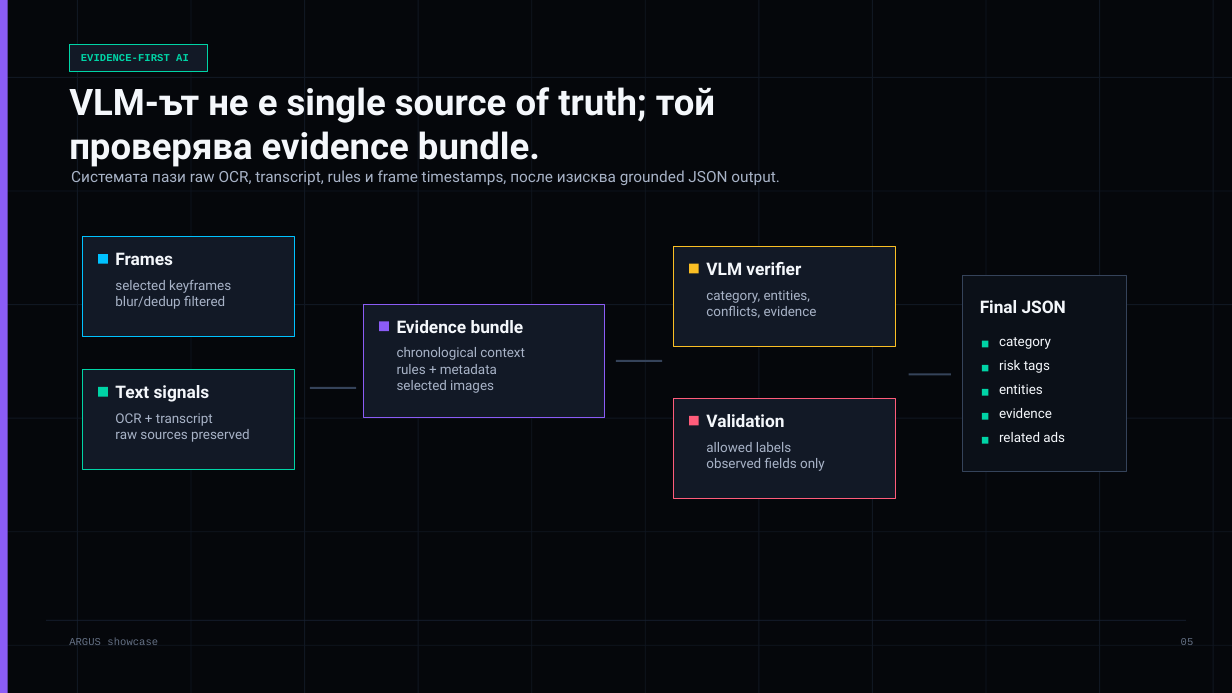
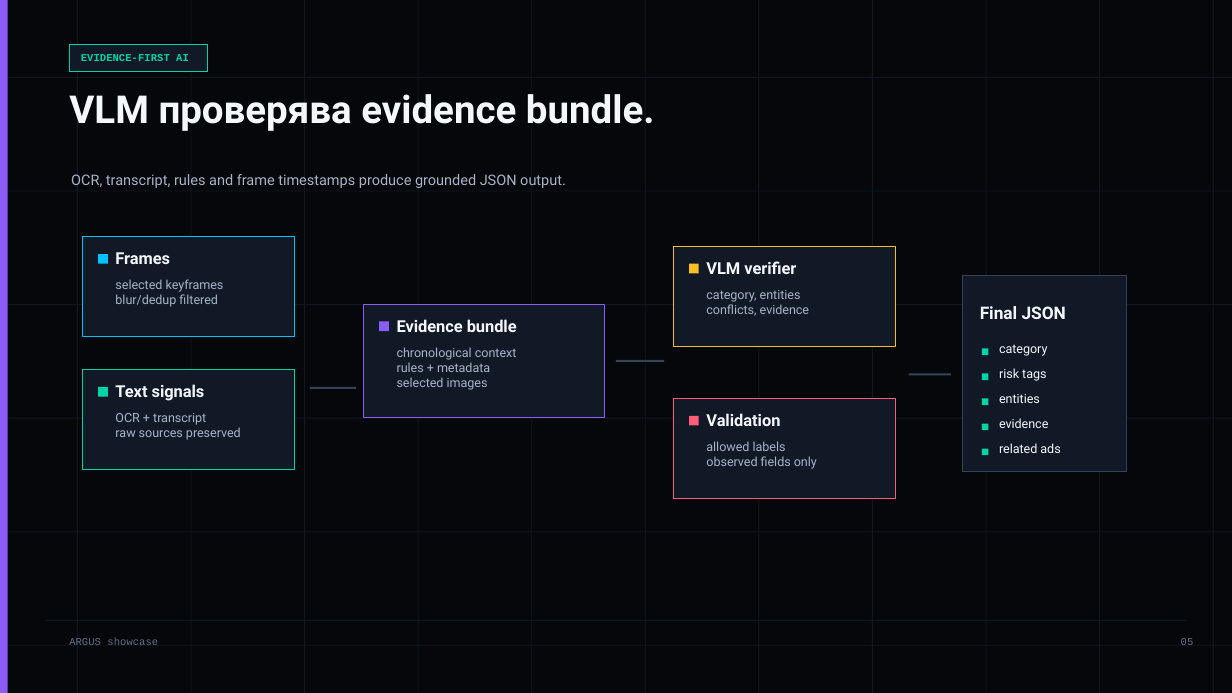
Before and after one commit to LordLoras/ARGUS_vlm, a slide deck: slide 5 of output/argus-showcase-bg.pptx. Drawn at 1232x693 pixels with LibreOffice and Linux fonts; fonts in the diff are those of the drawing. Boxes give left, top, right and bottom in pixels: in the first picture for what was removed or moved away, otherwise in the second. Text is boxed around its words. In the diff, an @@ line names an element or a change of style, - is before the commit and + after.

```diff
--- a/output/argus-showcase-bg.pptx
+++ b/output/argus-showcase-bg.pptx
@@ text at (69,94,655,131): text changed; size 28.5 to 30 pt @@
-VLM-ът не е single source of truth; той проверява evidence bundle.
+VLM проверява evidence bundle.
@@ text at (71,174,566,188): text changed; size 12 to 11.2 pt @@
-Системата пази raw OCR, transcript, rules и frame timestamps, после изисква grounded JSON output.
+OCR, transcript, rules and frame timestamps produce grounded JSON output.
@@ text at (706,290,801,302): text changed; size 10.5 to 9.8 pt @@
-category, entities,
+category, entities
@@ rectangle at (963,275,1127,471): fill #0B1018 to #121926 @@
@@ text at (706,304,809,316): size 10.5 to 9.8 pt in "conflicts, evidence" @@
@@ text "Final JSON": place and size @@
-text "Final JSON" at (980,300,1066,313)
+text "Final JSON" at (980,306,1066,319)
@@ rectangle: place and size @@
-rectangle at (982,341,988,348)
+rectangle at (982,348,988,355)
@@ size 13.5 to 12.8 pt in 5 elements at (115,252,170,264), (115,384,205,401), (397,319,517,332), (706,261,796,274), (706,413,780,426) @@
@@ 5 texts, 4 rectangles: place and size @@
-5 texts, 4 rectangles at (982,337,1065,444)
+5 texts, 4 rectangles at (982,345,1060,455)
@@ size 10.5 to 9.8 pt in 9 elements at (115,279,224,307), (115,413,241,440), (397,347,517,390), (706,441,817,469), (999,345,1047,356), (999,368,1046,381), (999,394,1040,403), (999,418,1048,428), (999,443,1060,453) @@
```
Also in this commit, not shown: 12 other slides changed, 2 other files.
